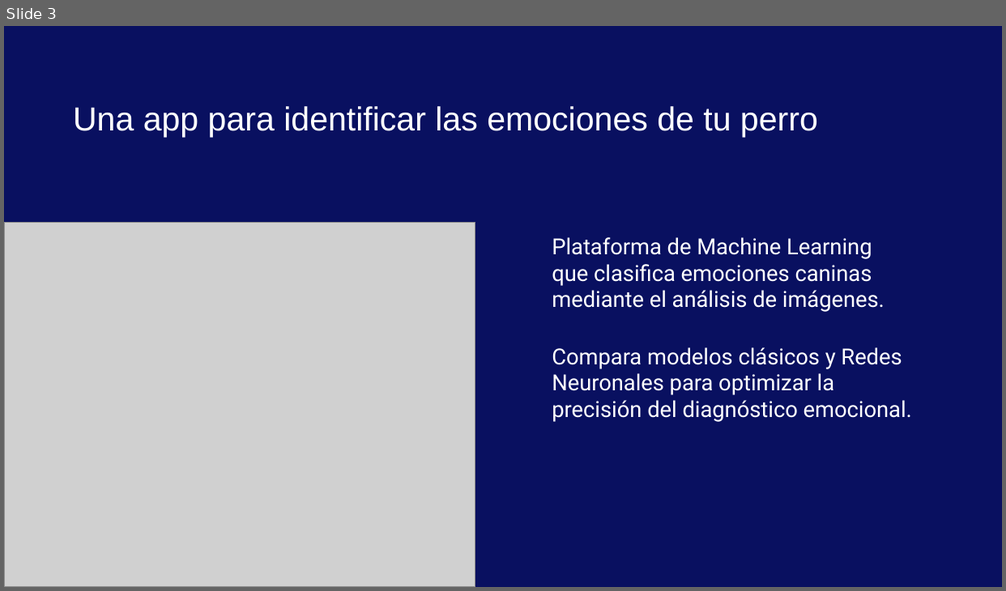
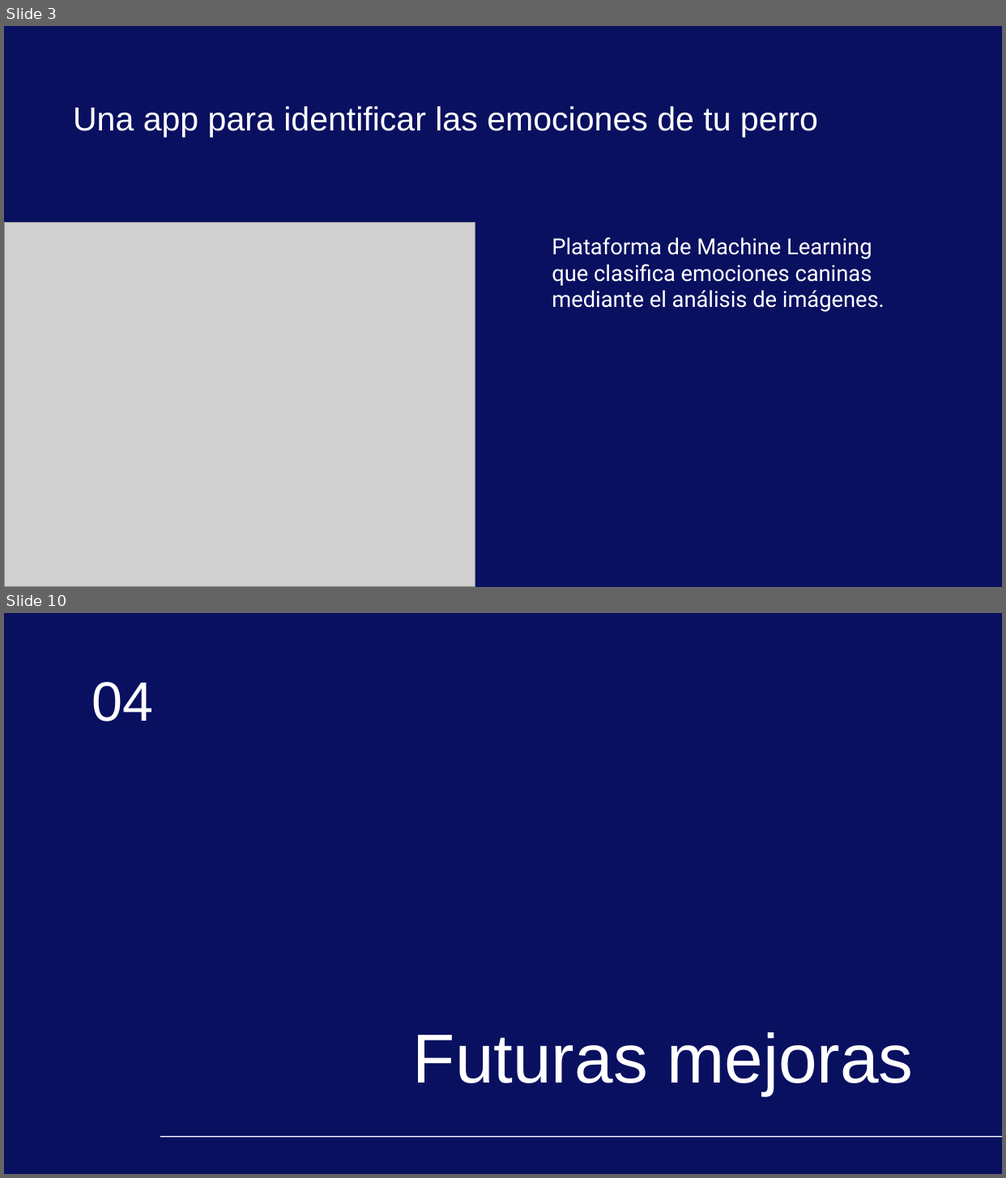
Before and after one commit to AGC79/proyecto_machine_learning_agc, a slide deck: docs/presentacion_app_ml.pptx. Shown one above the other, each under a label of ours: slide 3 before the commit, slides 3 and 10 after it; the slides between them are not shown. The pictures are 1006x591 and 1006x1178 pixels, drawn with LibreOffice and Linux fonts; fonts in the diff are those of the drawing; grey boxes stand for pictures; background and template pictures are left out. Boxes give left, top, right and bottom in pixels: in the first picture for what was removed or moved away, otherwise in the second. Text is boxed around its words. In the diff, an @@ line names an element or a change of style, - is before the commit and + after.

```diff
--- a/docs/presentacion_app_ml.pptx
+++ b/docs/presentacion_app_ml.pptx
@@ slide 10 added at box(4, 613, 1002, 1174), background picture (left out) @@
@@ title added at box(91, 682, 153, 722), 40 pt, text #FFFFFF @@
+04
@@ title added at box(413, 1033, 914, 1095), 50 pt, text #FFFFFF @@
+Futuras mejoras
@@ line added from (160, 1137) to (1002, 1137), #FFFFFF 0.75 pt @@
@@ slide 3 changed as well @@
@@ subtitle at box(552, 348, 912, 422): paragraph removed @@
-Compara modelos clásicos y Redes Neuronales para optimizar la precisión del diagnóstico emocional.
```
Also in this commit, not shown: 2 other slides changed, 9 other slides added, 13 slides removed, 2 other files.
